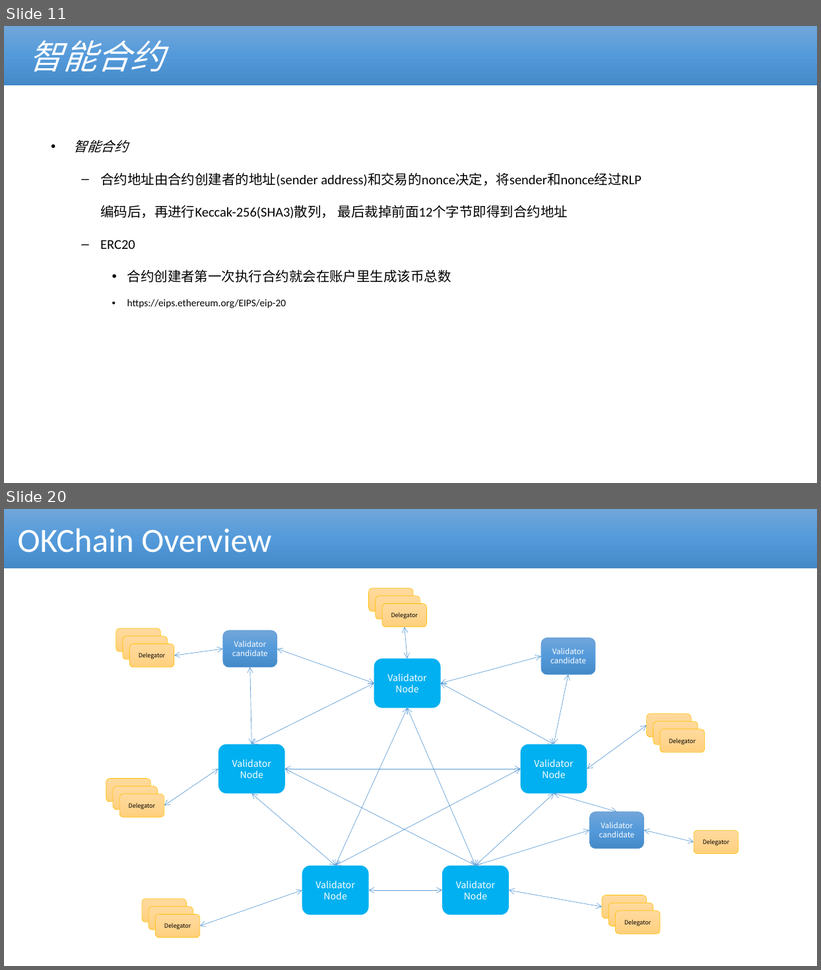
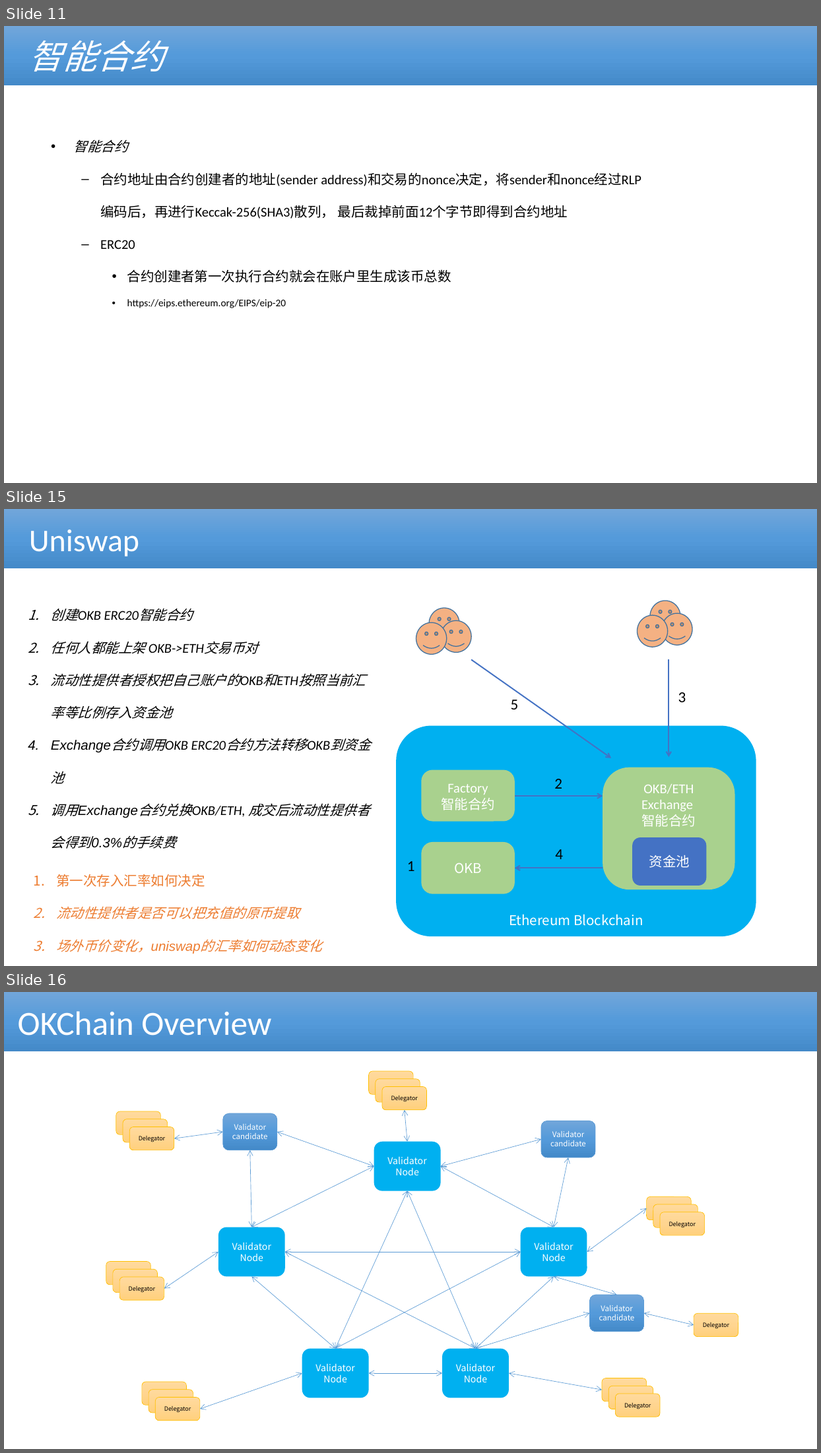
Before and after one commit to cmdpos/gaia, a slide deck: ppt/blockchain-dex.pptx. Shown one above the other, each under a label of ours: slides 11 and 20 before the commit, slides 11, 15 and 16 after it; the slides between them are not shown. The pictures are 821x970 and 821x1453 pixels, drawn with LibreOffice and Linux fonts; fonts in the diff are those of the drawing; background and template pictures are left out. Boxes give left, top, right and bottom in pixels: in the first picture for what was removed or moved away, otherwise in the second. Text is boxed around its words. In the diff, an @@ line names an element or a change of style, - is before the commit and + after.

```diff
--- a/ppt/blockchain-dex.pptx
+++ b/ppt/blockchain-dex.pptx
@@ slide 15 added at box(4, 509, 817, 966), background #FFFFFF @@
@@ rectangle added at box(4, 509, 817, 568), fill gradient #71A6DB to #559BDB to #448ACA, 37.4 pt, text #FFFFFF @@
+Uniswap
@@ smiley face added at box(650, 601, 680, 632), fill #F4B183, outline #43739E 1 pt @@
@@ text added at box(51, 608, 370, 849), 16 pt, text #000000, italic @@
+1. 创建OKB ERC20智能合约
+2. 任何人都能上架 OKB->ETH交易币对
+3. 流动性提供者授权把自己账户的OKB和ETH按照当前汇率等比例存入资金池
+4. Exchange合约调用OKB ERC20合约方法转移OKB到资金池
+5. 调用Exchange合约兑换OKB/ETH, 成交后流动性提供者会得到0.3%的手续费
@@ smiley face added at box(416, 623, 447, 654), fill #F4B183, outline #43739E 1 pt @@
@@ smiley face added at box(429, 608, 459, 640), fill #F4B183, outline #43739E 1 pt @@
@@ smiley face added at box(441, 621, 471, 652), fill #F4B183, outline #43739E 1 pt @@
@@ smiley face added at box(637, 615, 668, 647), fill #F4B183, outline #43739E 1 pt @@
@@ smiley face added at box(662, 613, 692, 645), fill #F4B183, outline #43739E 1 pt @@
@@ arrow added from (471, 659) to (612, 758), #4472C4 1.5 pt @@
@@ arrow added from (669, 659) to (669, 757), #4472C4 1.5 pt @@
@@ text added at box(511, 700, 519, 710), 18 pt, text #000000 @@
+5
@@ text added at box(679, 692, 686, 702), 18 pt, text #000000 @@
+3
@@ text added at box(554, 779, 562, 789), 18 pt, text #000000 @@
+2
@@ arrow added from (516, 796) to (603, 796), #4472C4 1.5 pt @@
@@ group added at box(396, 726, 756, 937): 5 rounded rectangles @@
+Ethereum Blockchain
+OKB/ETH
+Exchange
+智能合约
+资金池
+Factory
+智能合约
+OKB
@@ text added at box(407, 861, 415, 871), 18 pt, text #000000 @@
+1
@@ text added at box(555, 850, 563, 859), 18 pt, text #000000 @@
+4
@@ text added at box(56, 874, 300, 953), 16 pt, text #ED7D31, italic @@
+1. 第一次存入汇率如何决定
+2. 流动性提供者是否可以把充值的原币提取
+3. 场外币价变化，uniswap的汇率如何动态变化
@@ arrow added from (603, 868) to (516, 868), #4472C4 1.5 pt @@
@@ what was slide 20 is now slide 16 @@
```
Also in this commit, not shown: 4 slides changed, 1 other slide added, 4 slides removed.
